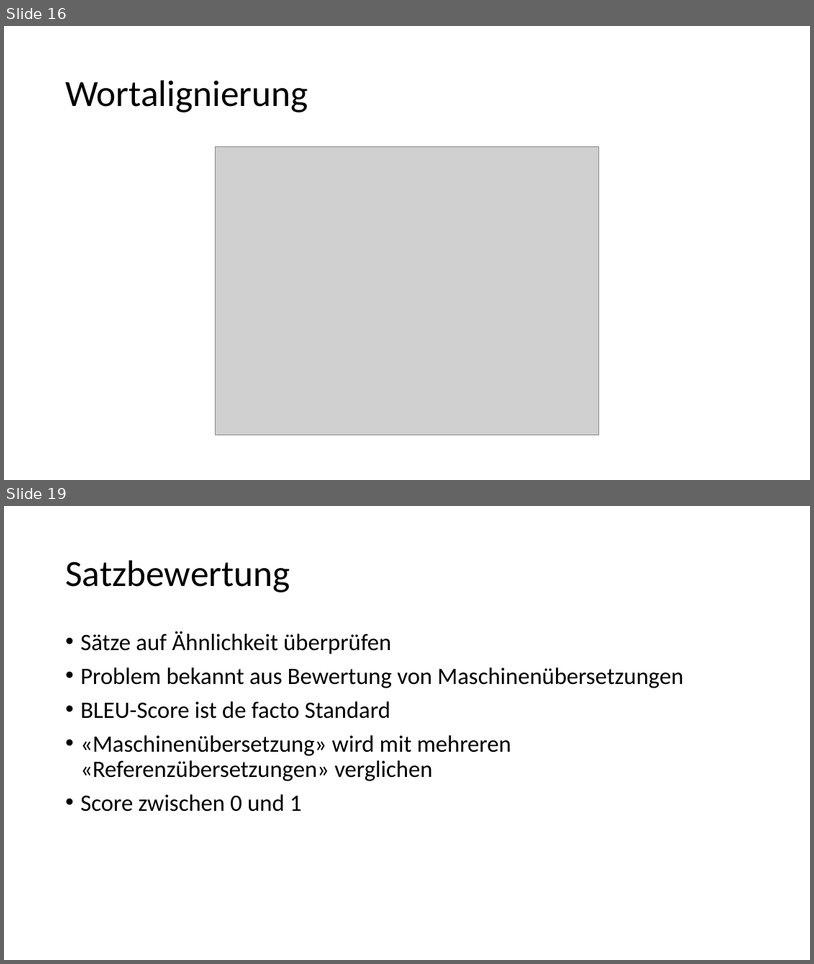
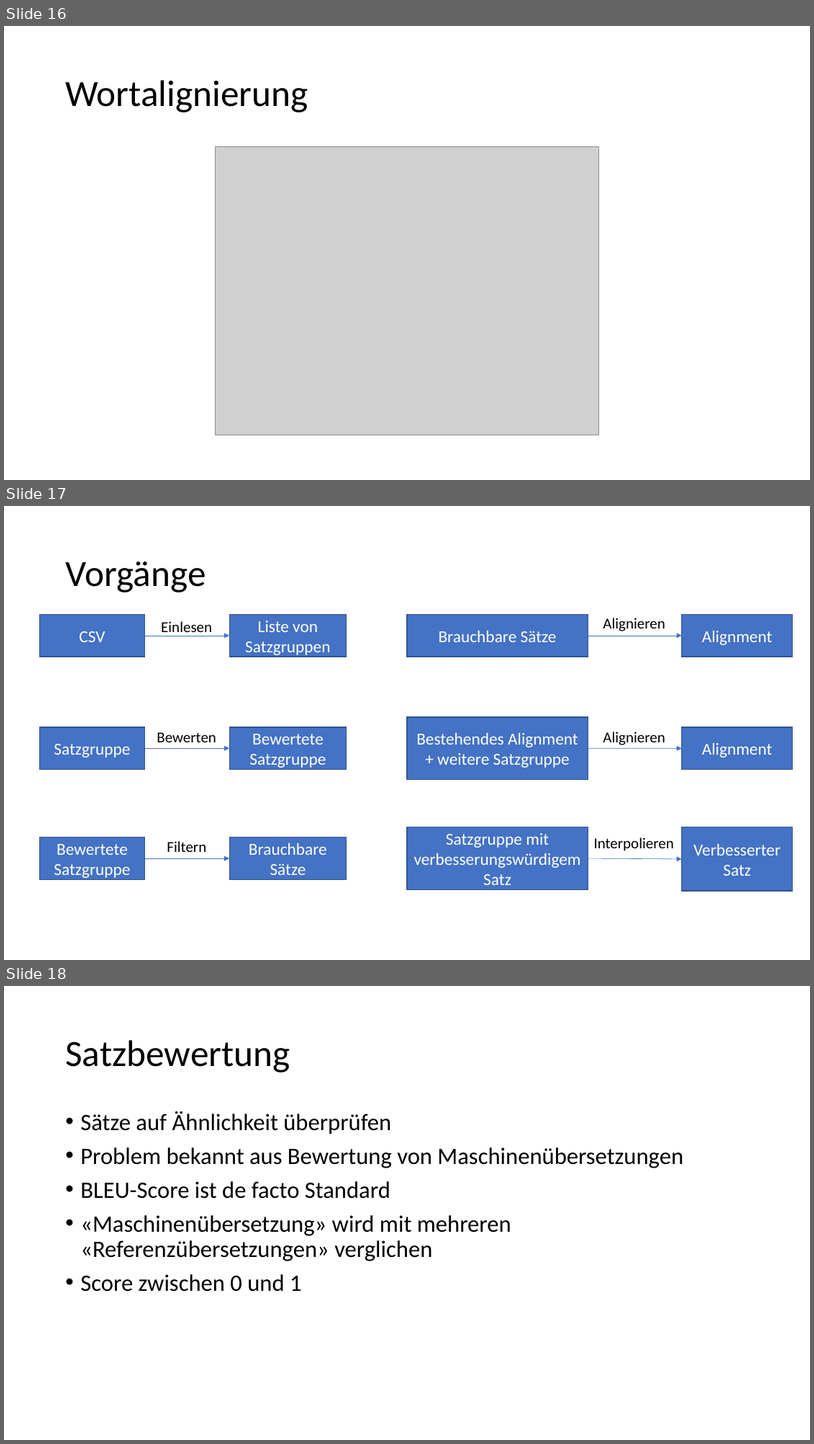
Before and after one commit to 837/ip5-nlp-ch, a slide deck: doc/IP5_Presentation.pptx. Shown one above the other, each under a label of ours: slides 16 and 19 before the commit, slides 16, 17 and 18 after it; the slides between them are not shown. The pictures are 814x964 and 814x1444 pixels, drawn with LibreOffice and Linux fonts; fonts in the diff are those of the drawing; grey boxes stand for pictures. Boxes give left, top, right and bottom in pixels: in the first picture for what was removed or moved away, otherwise in the second. Text is boxed around its words. In the diff, an @@ line names an element or a change of style, - is before the commit and + after.

```diff
--- a/doc/IP5_Presentation.pptx
+++ b/doc/IP5_Presentation.pptx
@@ slide 17 added at [4, 506, 810, 960], background #FFFFFF @@
@@ title added at [65, 561, 206, 592], 44 pt, text #000000 @@
+Vorgänge
@@ rectangle added at [40, 614, 145, 656], fill #4472C4, outline #325491 1 pt, 20 pt, text #FFFFFF @@
+CSV
@@ text added at [161, 621, 212, 636], 18 pt, text #000000 @@
+Einlesen
@@ rectangle added at [229, 614, 347, 656], fill #4472C4, outline #325491 1 pt, 20 pt, text #FFFFFF @@
+Liste von Satzgruppen
@@ rectangle added at [407, 614, 589, 656], fill #4472C4, outline #325491 1 pt, 20 pt, text #FFFFFF @@
+Brauchbare Sätze
@@ text added at [603, 618, 665, 631], 18 pt, text #000000 @@
+Alignieren
@@ rectangle added at [682, 614, 793, 656], fill #4472C4, outline #325491 1 pt, 20 pt, text #FFFFFF @@
+Alignment
@@ arrow added from (145, 636) to (229, 636), #4472C4 0.5 pt @@
@@ arrow added from (589, 636) to (682, 636), #4472C4 0.5 pt @@
@@ rectangle added at [407, 717, 589, 780], fill #4472C4, outline #325491 1 pt, 20 pt, text #FFFFFF @@
+Bestehendes Alignment + weitere Satzgruppe
@@ rectangle added at [40, 728, 145, 770], fill #4472C4, outline #325491 1 pt, 20 pt, text #FFFFFF @@
+Satzgruppe
@@ text added at [157, 732, 216, 742], 18 pt, text #000000 @@
+Bewerten
@@ rectangle added at [229, 728, 347, 770], fill #4472C4, outline #325491 1 pt, 20 pt, text #FFFFFF @@
+Bewertete Satzgruppe
@@ text added at [603, 731, 665, 745], 18 pt, text #000000 @@
+Alignieren
@@ rectangle added at [682, 728, 793, 770], fill #4472C4, outline #325491 1 pt, 20 pt, text #FFFFFF @@
+Alignment
@@ arrow added from (145, 748) to (229, 748), #4472C4 0.5 pt @@
@@ arrow added from (589, 748) to (682, 748), #4472C4 0.5 pt @@
@@ rectangle added at [407, 827, 589, 890], fill #4472C4, outline #325491 1 pt, 20 pt, text #FFFFFF @@
+Satzgruppe mit verbesserungswürdigem Satz
@@ rectangle added at [682, 827, 793, 890], fill #4472C4, outline #325491 1 pt, 20 pt, text #FFFFFF @@
+Verbesserter Satz
@@ rectangle added at [40, 837, 145, 879], fill #4472C4, outline #325491 1 pt, 20 pt, text #FFFFFF @@
+Bewertete Satzgruppe
@@ text added at [167, 841, 206, 852], 18 pt, text #000000 @@
+Filtern
@@ rectangle added at [229, 837, 347, 879], fill #4472C4, outline #325491 1 pt, 20 pt, text #FFFFFF @@
+Brauchbare Sätze
@@ text added at [594, 837, 674, 851], 18 pt, text #000000 @@
+Interpolieren
@@ arrow added from (145, 858) to (229, 858), #4472C4 0.5 pt @@
@@ arrow added from (589, 858) to (682, 859), #4472C4 0.5 pt @@
@@ what was slide 19 is now slide 18 @@
```
Also in this commit, not shown: 2 slides removed.
